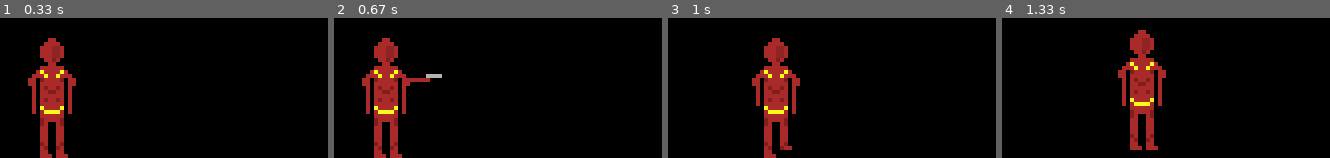
Above: before the commit, frames 1-4 (left to right).
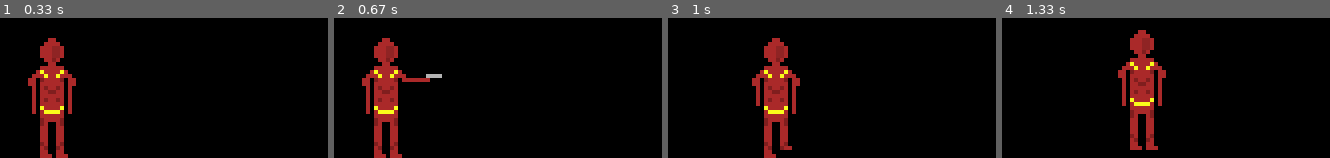
Above: after the commit, the same moments.

Repository: aavina/jubal-pygame
Game: pygame game, started from jubal.py
The game is run twice, just before and just after one commit, with the same random seed, the same clock (stepped at 60 frames per second) and the same inputs.
Inputs:
- Up to frame 1 (0.33 s): no input
- Up to frame 2 (0.67 s): tap Space at 0.33 s
- Up to frame 3 (1 s): hold Right from 0.67 s (still down)
- Up to frame 4 (1.33 s): release Right at 1.13 s; hold Up from 1.17 s (still down)

Frame 1 is identical in both runs. In frame 2, 0.3% of the frame differs, in the area x 20-24%, y 45-69%; in frame 3, nothing differs; in frame 4, nothing differs.

Commit message:
Removed commented out code, debugging prints, and fixed some draw bug in Player

Diff:
--- a/Player.py
+++ b/Player.py
@@ -88,11 +88,9 @@
 				self.displaysurf.blit(self.imagesdict['j_leftface'],self.position)
 
 		# Idle
-		if self.direction == NONE and self.facingRight:
-			print("drawing right face")
+		if self.direction == NONE and self.facingRight and not self.shooting:
 			self.displaysurf.blit(self.imagesdict['j_rightface'],self.position)
-		elif self.direction == NONE and not self.facingRight:
-			print("drawing left face")
+		elif self.direction == NONE and not self.facingRight and not self.shooting:
 			self.displaysurf.blit(self.imagesdict['j_leftface'],self.position)
 
 
--- a/jubal.py
+++ b/jubal.py
@@ -60,24 +60,17 @@
 
     animObjs[animType] = pyganim.PygAnimation(imagesAndDurations, loop=loopforever)
 
-
-# Key variables
-UP = 'up'
-DOWN = 'down'
-LEFT = 'left'
-RIGHT = 'right'
-
+# Main game surface
 DISPLAYSURF = pygame.display.set_mode((SCREEN_X, SCREEN_Y)) #Make the screen
 
 SHEET.set_clip(pygame.Rect(SPRT_RECT_X, SPRT_RECT_Y, LEN_SPRT_X, LEN_SPRT_Y)) #find the sprite you want
 
+# Colors
 BLACK = (0,0,0)
 
 # Calculate starting position of player
 startX = SCREEN_X/2 - LEN_SPRT_X/2
 startY = SCREEN_Y - LEN_SPRT_Y
-
-jumpClock = 0
 
 # Hold info on keys pressed, held, released
 keyinput = Input()
@@ -122,136 +115,7 @@
     else:
         player.stopMoving()
 
-    '''
-    if event.key == K_LEFT:
-        keyinput.keyDownEvent(event.key)
-        FACING_RIGHT = False
-        playerDirection = LEFT
-        moveLeft = True
-    elif event.key == K_RIGHT:
-        FACING_RIGHT = True
-        playerDirection = RIGHT
-        moveRight = True
-    elif event.key == K_UP and not playerJumping and not playerFalling:
-        playerJumping = True
-        jumpClock = pygame.time.get_ticks()
-    elif event.key == K_DOWN:
-        playerDirection = DOWN
-        moveDown = True
-    elif event.key == K_SPACE:
-        playerShooting = True
-        if FACING_RIGHT:
-            animObjs['shoot_right'].play()
-            playerDirection = RIGHT
-        else:
-            animObjs['shoot_left'].play()
-            playerDirection = LEFT
-    elif event.key == K_ESCAPE:
-        pygame.quit()
-        sys.exit()
-
-    # Key Up Logic
-#elif event.type == KEYUP and not playerShooting:
-    if event.key == K_LEFT:
-        moveLeft = False
-        playerDirection = LEFT
-    elif event.key == K_RIGHT:
-        moveRight = False
-        playerDirection = RIGHT
-    elif event.key == K_UP:
-        if FACING_RIGHT:
-            playerDirection = RIGHT
-        else:
-            playerDirection = LEFT
-    elif event.key == K_DOWN:
-        moveDown = False
-        playerDirection = DOWN
-    elif event.key == K_SPACE:
-        if FACING_RIGHT:
-            playerDirection = RIGHT
-        else:
-            playerDirection = LEFT
-
-    # Check for movement
-    if moveLeft or moveRight or playerJumping or playerShooting or playerFalling:
-        if playerShooting and FACING_RIGHT:
-            if animObjs['shoot_right'].isFinished():
-                playerShooting = False
-                playerDirection = RIGHT
-                DISPLAYSURF.blit(IMAGESDICT['j_rightface'],position)
-            else:
-                animObjs['shoot_right'].blit(DISPLAYSURF, position)
-        elif playerShooting and not FACING_RIGHT:
-            if animObjs['shoot_left'].isFinished():
-                playerShooting = False
-                playerDirection = LEFT
-                DISPLAYSURF.blit(IMAGESDICT['j_leftface'],position)
-            else:
-                animObjs['shoot_left'].blit(DISPLAYSURF, position)
-        elif playerDirection == LEFT:
-            mv_x = position[0] - MOVEMENT_RATE_X
-            mv_y = position[1]
-            if(mv_x > 0):
-                position = (mv_x, mv_y)
-            animObjs['left_walk'].play()
-            animObjs['left_walk'].blit(DISPLAYSURF, position)
-        elif playerDirection == RIGHT:
-            mv_x = position[0] + MOVEMENT_RATE_X
-            mv_y = position[1]
-            if((mv_x + LEN_SPRT_X) < SCREEN_X):
-                position = (mv_x, mv_y)
-            animObjs['right_walk'].play()
-            animObjs['right_walk'].blit(DISPLAYSURF, position)
-
-        # Falling Mechanics
-        if playerJumping and FACING_RIGHT:
-            mv_x = position[0]
-            mv_y = position[1] - MOVEMENT_RATE_Y
-            if(mv_y > 0):
-                position = (mv_x, mv_y)
-            animObjs['jump_right'].play()
-            animObjs['jump_right'].blit(DISPLAYSURF, position)
-            if (pygame.time.get_ticks() - (jumpClock+200)) > 0:
-                jumpClock = 0
-                playerJumping = False
-                playerFalling = True
-        elif playerJumping and not FACING_RIGHT:
-            mv_x = position[0]
-            mv_y = position[1] - MOVEMENT_RATE_Y
-            if(mv_y > 0):
-                position = (mv_x, mv_y)
-            animObjs['jump_left'].play()
-            animObjs['jump_left'].blit(DISPLAYSURF, position)
-            if (pygame.time.get_ticks() - (jumpClock+200)) > 0:
-                jumpClock = 0
-                playerJumping = False
-                playerFalling = True
-        elif playerFalling and FACING_RIGHT:
-            mv_x = position[0]
-            mv_y = position[1] + MOVEMENT_RATE_Y
-            if((mv_y + LEN_SPRT_Y) < SCREEN_X):
-                position = (mv_x, mv_y)
-            else:
-                playerFalling = False
-            DISPLAYSURF.blit(IMAGESDICT['j_rightface'],position)
-        elif playerFalling and not FACING_RIGHT:
-            mv_x = position[0]
-            mv_y = position[1] + MOVEMENT_RATE_Y
-            if((mv_y + LEN_SPRT_Y) < SCREEN_X):
-                position = (mv_x, mv_y)
-            else:
-                playerFalling = False
-            DISPLAYSURF.blit(IMAGESDICT['j_leftface'],position)
-    else:
-        # Standing
-        if playerDirection == DOWN:
-            DISPLAYSURF.blit(IMAGESDICT['j_normal'],position)
-        if FACING_RIGHT == False and playerDirection != DOWN:
-            DISPLAYSURF.blit(IMAGESDICT['j_leftface'],position)
-        elif FACING_RIGHT and playerDirection != DOWN:
-            DISPLAYSURF.blit(IMAGESDICT['j_rightface'],position)
-    '''
-
+    # Draw player
     player.draw()
 
     pygame.display.update()
